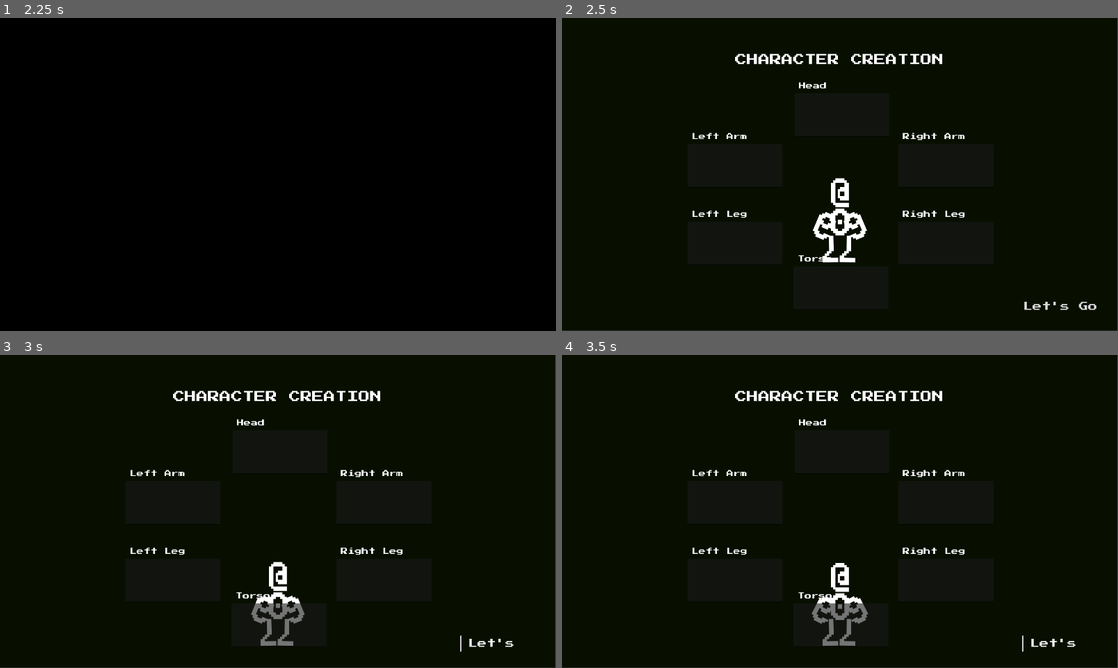
Above: before the commit, frames 1-4 (two rows, left to right).
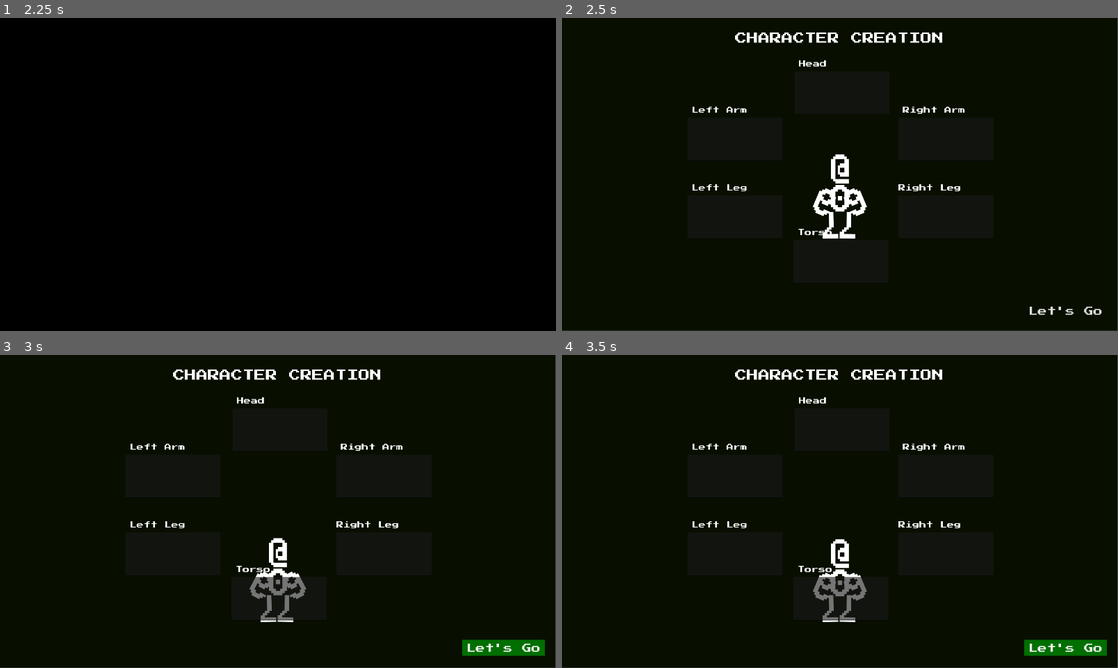
Above: after the commit, the same moments.

Repository: CaptainDizzy/godot_test
Game: Godot game, scene res://menu/menu.tscn
Same seed, same stepped clock (60 frames per second), same inputs: the game is played once before the commit and once after it.
Inputs (mouse positions are in pixels of both pictures, inside the frame that each line leads up to):
- Up to frame 1 (2.25 s): move the mouse to (400, 158) at 0.52 s; hold D (move_right) 0.53-1.25 s; click "ASCII Character Test" at 1.25 s; move the mouse to (166, 190) at 2.02 s; hold S (move_down) from 2.03 s (still down)
- Up to frame 2 (2.5 s): keep holding S (move_down)
- Up to frame 3 (3 s): release S (move_down) at 2.75 s; click "Let's Go" at 2.75 s
- Up to frame 4 (3.5 s): no input

Frame 1 is identical in both runs. In frame 2, 3.9% of the frame differs, in the area x 23-98%, y 4-95%; in frame 3, 4.6%, in the area x 23-98%, y 4-97%; in frame 4, 4.6%.

Commit message:
Corrected Idle animation; adjust char creation UI to be more balanced

Diff:
--- a/dizzy-playground-2d/boop_game/assets/ascii.tscn
+++ b/dizzy-playground-2d/boop_game/assets/ascii.tscn
@@ -114,9 +114,9 @@
 tracks/3/loop_wrap = true
 tracks/3/keys = {
 "times": PackedFloat32Array(0, 1),
-"transitions": PackedFloat32Array(1, 3),
-"update": 0,
-"values": [-1.2217305, -1.0471975511965976]
+"transitions": PackedFloat32Array(1, 0.5),
+"update": 0,
+"values": [-1.0471975511965976, -1.2217304763960306]
 }
 tracks/4/type = "value"
 tracks/4/imported = false
@@ -126,9 +126,9 @@
 tracks/4/loop_wrap = true
 tracks/4/keys = {
 "times": PackedFloat32Array(0, 1),
-"transitions": PackedFloat32Array(1, 3),
-"update": 0,
-"values": [1.2217305, 1.0471975511965976]
+"transitions": PackedFloat32Array(1, 0.5),
+"update": 0,
+"values": [1.0471975511965976, 1.2217304763960306]
 }
 
 [sub_resource type="Animation" id="Animation_j0sjl"]
--- a/dizzy-playground-2d/boop_game/game_boop.gd
+++ b/dizzy-playground-2d/boop_game/game_boop.gd
@@ -1,11 +1,11 @@
 extends Node2D
 
-@onready var head_symbol: LineEdit = $GUI/HeadInput/LineEdit
-@onready var torso_symbol: LineEdit = $GUI/TorsoInput/LineEdit
-@onready var larm_symbol: LineEdit = $GUI/LArmInput/LineEdit
-@onready var rarm_symbol: LineEdit = $GUI/RArmInput/LineEdit
-@onready var lleg_symbol: LineEdit = $GUI/LLegInput/LineEdit
-@onready var rleg_symbol: LineEdit = $GUI/RLegInput/LineEdit
+@onready var head_symbol: LineEdit = $CharCrtn/HeadInput/LineEdit
+@onready var torso_symbol: LineEdit = $CharCrtn/TorsoInput/LineEdit
+@onready var larm_symbol: LineEdit = $CharCrtn/LArmInput/LineEdit
+@onready var rarm_symbol: LineEdit = $CharCrtn/RArmInput/LineEdit
+@onready var lleg_symbol: LineEdit = $CharCrtn/LLegInput/LineEdit
+@onready var rleg_symbol: LineEdit = $CharCrtn/RLegInput/LineEdit
 @onready var ascii: Node2D = %Player/ASCII
 
 func _ready() -> void:
--- a/dizzy-playground-2d/boop_game/game_boop.tscn
+++ b/dizzy-playground-2d/boop_game/game_boop.tscn
@@ -8,27 +8,31 @@
 [ext_resource type="FontFile" uid="uid://b0r2cab1742t2" path="res://fonts/vertopal.com_8514oem.ttf" id="4_73481"]
 
 [sub_resource type="StyleBoxFlat" id="StyleBoxFlat_6tceu"]
-bg_color = Color(0.6, 0.6, 0.6, 0)
+content_margin_left = 15.0
+content_margin_top = 3.0
+content_margin_right = 15.0
+bg_color = Color(0, 0.23921569, 0, 0)
+anti_aliasing = false
 
 [sub_resource type="StyleBoxFlat" id="StyleBoxFlat_0adjh"]
-content_margin_left = 24.0
-content_margin_right = 24.0
-draw_center = false
-border_width_left = 4
-expand_margin_left = 4.0
+content_margin_left = 15.0
+content_margin_top = 3.0
+content_margin_right = 15.0
+bg_color = Color(0, 0.43434733, 0, 1)
+border_color = Color(0.8, 0.8, 0.8, 0)
 
 [sub_resource type="Theme" id="Theme_oll6g"]
 
 [node name="Game" type="Node2D" unique_id=545093323]
 script = ExtResource("1_qnvt8")
 
-[node name="GUI" type="Control" parent="." unique_id=545097475]
+[node name="CharCrtn" type="Control" parent="." unique_id=545097475]
 layout_mode = 3
 anchors_preset = 0
 offset_right = 1918.0
 offset_bottom = 1079.0
 
-[node name="BGColor" type="ColorRect" parent="GUI" unique_id=968781158]
+[node name="BGColor" type="ColorRect" parent="CharCrtn" unique_id=968781158]
 layout_mode = 1
 anchors_preset = 15
 anchor_right = 1.0
@@ -38,21 +42,37 @@
 color = Color(0.03082189, 0.058766246, 0, 1)
 metadata/_edit_lock_ = true
 
-[node name="Player" parent="GUI" unique_id=1632503170 instance=ExtResource("1_8odjb")]
+[node name="Player" parent="CharCrtn" unique_id=1632503170 instance=ExtResource("1_8odjb")]
 unique_name_in_owner = true
-position = Vector2(960, 697)
-
-[node name="Button" type="Button" parent="GUI" unique_id=235528313]
+position = Vector2(960, 615)
+
+[node name="Title" type="Label" parent="CharCrtn" unique_id=637224605]
+layout_mode = 1
+anchors_preset = -1
+anchor_top = 0.097
+anchor_right = 1.0
+anchor_bottom = 0.142
+offset_top = -54.663002
+offset_right = -2.0
+offset_bottom = -63.218002
+grow_horizontal = 2
+theme = ExtResource("3_73481")
+theme_override_font_sizes/font_size = 40
+text = "CHARACTER CREATION"
+horizontal_alignment = 1
+vertical_alignment = 1
+
+[node name="Continue" type="Button" parent="CharCrtn" unique_id=235528313]
 layout_mode = 1
 anchors_preset = 8
 anchor_left = 0.5
 anchor_top = 0.5
 anchor_right = 0.5
 anchor_bottom = 0.5
-offset_left = 634.0
-offset_top = 428.5
-offset_right = 890.0
-offset_bottom = 483.5
+offset_left = 652.0
+offset_top = 443.5
+offset_right = 908.0
+offset_bottom = 498.5
 grow_horizontal = 2
 grow_vertical = 2
 theme_override_fonts/font = ExtResource("1_0adjh")
@@ -61,191 +81,174 @@
 theme_override_styles/hover = SubResource("StyleBoxFlat_0adjh")
 text = "Let's Go"
 
-[node name="Label" type="Label" parent="GUI" unique_id=637224605]
-layout_mode = 1
-anchors_preset = -1
-anchor_top = 0.097
-anchor_right = 1.0
-anchor_bottom = 0.142
-offset_top = -4.663002
-offset_right = -2.0
-offset_bottom = 35.33702
-grow_horizontal = 2
-theme = ExtResource("3_73481")
-theme_override_font_sizes/font_size = 40
-text = "CHARACTER CREATION"
-horizontal_alignment = 1
-vertical_alignment = 1
-
-[node name="HeadInput" type="Control" parent="GUI" unique_id=2045243235]
+[node name="HeadInput" type="Control" parent="CharCrtn" unique_id=2045243235]
 anchors_preset = 0
 offset_left = 803.0
-offset_top = 216.0
+offset_top = 142.0
 offset_right = 1132.0
-offset_bottom = 411.0
-
-[node name="LineEdit" type="LineEdit" parent="GUI/HeadInput" unique_id=1954742031]
-layout_mode = 0
-offset_top = 44.0
-offset_right = 328.0
-offset_bottom = 194.0
-theme = SubResource("Theme_oll6g")
-theme_override_fonts/font = ExtResource("4_73481")
-theme_override_font_sizes/font_size = 128
-alignment = 1
-max_length = 1
-drag_and_drop_selection_enabled = false
-
-[node name="Label" type="Label" parent="GUI/HeadInput" unique_id=1313815071]
-layout_mode = 0
-offset_left = 15.0
-offset_top = 6.0
+offset_bottom = 337.0
+
+[node name="LineEdit" type="LineEdit" parent="CharCrtn/HeadInput" unique_id=1954742031]
+layout_mode = 0
+offset_top = 42.0
+offset_right = 328.0
+offset_bottom = 192.0
+theme = SubResource("Theme_oll6g")
+theme_override_fonts/font = ExtResource("4_73481")
+theme_override_font_sizes/font_size = 128
+alignment = 1
+max_length = 1
+drag_and_drop_selection_enabled = false
+
+[node name="Label" type="Label" parent="CharCrtn/HeadInput" unique_id=1313815071]
+layout_mode = 0
+offset_left = 15.0
+offset_top = 4.0
 offset_right = 111.0
-offset_bottom = 30.0
+offset_bottom = 28.0
 theme = ExtResource("3_73481")
 theme_override_font_sizes/font_size = 24
 text = "Head"
 
-[node name="TorsoInput" type="Control" parent="GUI" unique_id=135303032]
+[node name="TorsoInput" type="Control" parent="CharCrtn" unique_id=135303032]
 anchors_preset = 0
 offset_left = 799.0
-offset_top = 813.0
+offset_top = 722.0
 offset_right = 1128.0
-offset_bottom = 1008.0
-
-[node name="LineEdit" type="LineEdit" parent="GUI/TorsoInput" unique_id=1147195116]
-layout_mode = 0
-offset_top = 44.0
-offset_right = 328.0
-offset_bottom = 194.0
-theme = SubResource("Theme_oll6g")
-theme_override_fonts/font = ExtResource("4_73481")
-theme_override_font_sizes/font_size = 128
-alignment = 1
-max_length = 1
-drag_and_drop_selection_enabled = false
-
-[node name="Label" type="Label" parent="GUI/TorsoInput" unique_id=1411328211]
-layout_mode = 0
-offset_left = 15.0
-offset_top = 6.0
-offset_right = 111.0
+offset_bottom = 917.0
+
+[node name="LineEdit" type="LineEdit" parent="CharCrtn/TorsoInput" unique_id=1147195116]
+layout_mode = 0
+offset_top = 44.0
+offset_right = 328.0
+offset_bottom = 194.0
+theme = SubResource("Theme_oll6g")
+theme_override_fonts/font = ExtResource("4_73481")
+theme_override_font_sizes/font_size = 128
+alignment = 1
+max_length = 1
+drag_and_drop_selection_enabled = false
+
+[node name="Label" type="Label" parent="CharCrtn/TorsoInput" unique_id=1411328211]
+layout_mode = 0
+offset_left = 15.0
+offset_top = 6.0
+offset_right = 135.0
 offset_bottom = 30.0
 theme = ExtResource("3_73481")
 theme_override_font_sizes/font_size = 24
 text = "Torso"
 
-[node name="LArmInput" type="Control" parent="GUI" unique_id=1940665545]
+[node name="LArmInput" type="Control" parent="CharCrtn" unique_id=1940665545]
 anchors_preset = 0
 offset_left = 433.0
-offset_top = 391.0
+offset_top = 300.0
 offset_right = 762.0
-offset_bottom = 586.0
-
-[node name="LineEdit" type="LineEdit" parent="GUI/LArmInput" unique_id=1940260382]
-layout_mode = 0
-offset_top = 44.0
-offset_right = 328.0
-offset_bottom = 194.0
-theme = SubResource("Theme_oll6g")
-theme_override_fonts/font = ExtResource("4_73481")
-theme_override_font_sizes/font_size = 128
-alignment = 1
-max_length = 1
-drag_and_drop_selection_enabled = false
-
-[node name="Label" type="Label" parent="GUI/LArmInput" unique_id=443212420]
-layout_mode = 0
-offset_left = 15.0
-offset_top = 6.0
-offset_right = 111.0
+offset_bottom = 495.0
+
+[node name="LineEdit" type="LineEdit" parent="CharCrtn/LArmInput" unique_id=1940260382]
+layout_mode = 0
+offset_top = 44.0
+offset_right = 328.0
+offset_bottom = 194.0
+theme = SubResource("Theme_oll6g")
+theme_override_fonts/font = ExtResource("4_73481")
+theme_override_font_sizes/font_size = 128
+alignment = 1
+max_length = 1
+drag_and_drop_selection_enabled = false
+
+[node name="Label" type="Label" parent="CharCrtn/LArmInput" unique_id=443212420]
+layout_mode = 0
+offset_left = 15.0
+offset_top = 6.0
+offset_right = 207.0
 offset_bottom = 30.0
 theme = ExtResource("3_73481")
 theme_override_font_sizes/font_size = 24
 text = "Left Arm"
 
-[node name="RArmInput" type="Control" parent="GUI" unique_id=593430483]
+[node name="RArmInput" type="Control" parent="CharCrtn" unique_id=593430483]
 anchors_preset = 0
 offset_left = 1162.0
-offset_top = 391.0
+offset_top = 300.0
 offset_right = 1491.0
-offset_bottom = 586.0
-
-[node name="LineEdit" type="LineEdit" parent="GUI/RArmInput" unique_id=1488888419]
-layout_mode = 0
-offset_top = 44.0
-offset_right = 328.0
-offset_bottom = 194.0
-theme = SubResource("Theme_oll6g")
-theme_override_fonts/font = ExtResource("4_73481")
-theme_override_font_sizes/font_size = 128
-alignment = 1
-max_length = 1
-drag_and_drop_selection_enabled = false
-
-[node name="Label" type="Label" parent="GUI/RArmInput" unique_id=1643267022]
-layout_mode = 0
-offset_left = 15.0
-offset_top = 6.0
-offset_right = 111.0
+offset_bottom = 495.0
+
+[node name="LineEdit" type="LineEdit" parent="CharCrtn/RArmInput" unique_id=1488888419]
+layout_mode = 0
+offset_top = 44.0
+offset_right = 328.0
+offset_bottom = 194.0
+theme = SubResource("Theme_oll6g")
+theme_override_fonts/font = ExtResource("4_73481")
+theme_override_font_sizes/font_size = 128
+alignment = 1
+max_length = 1
+drag_and_drop_selection_enabled = false
+
+[node name="Label" type="Label" parent="CharCrtn/RArmInput" unique_id=1643267022]
+layout_mode = 0
+offset_left = 15.0
+offset_top = 6.0
+offset_right = 231.0
 offset_bottom = 30.0
 theme = ExtResource("3_73481")
 theme_override_font_sizes/font_size = 24
 text = "Right Arm"
 
-[node name="LLegInput" type="Control" parent="GUI" unique_id=583764741]
+[node name="LLegInput" type="Control" parent="CharCrtn" unique_id=583764741]
 anchors_preset = 0
 offset_left = 433.0
-offset_top = 659.0
+offset_top = 568.0
 offset_right = 762.0
-offset_bottom = 854.0
-
-[node name="LineEdit" type="LineEdit" parent="GUI/LLegInput" unique_id=157085679]
-layout_mode = 0
-offset_top = 44.0
-offset_right = 328.0
-offset_bottom = 194.0
-theme = SubResource("Theme_oll6g")
-theme_override_fonts/font = ExtResource("4_73481")
-theme_override_font_sizes/font_size = 128
-alignment = 1
-max_length = 1
-drag_and_drop_selection_enabled = false
-
-[node name="Label" type="Label" parent="GUI/LLegInput" unique_id=519182958]
-layout_mode = 0
-offset_left = 15.0
-offset_top = 6.0
-offset_right = 111.0
+offset_bottom = 763.0
+
+[node name="LineEdit" type="LineEdit" parent="CharCrtn/LLegInput" unique_id=157085679]
+layout_mode = 0
+offset_top = 44.0
+offset_right = 328.0
+offset_bottom = 194.0
+theme = SubResource("Theme_oll6g")
+theme_override_fonts/font = ExtResource("4_73481")
+theme_override_font_sizes/font_size = 128
+alignment = 1
+max_length = 1
+drag_and_drop_selection_enabled = false
+
+[node name="Label" type="Label" parent="CharCrtn/LLegInput" unique_id=519182958]
+layout_mode = 0
+offset_left = 15.0
+offset_top = 6.0
+offset_right = 207.0
 offset_bottom = 30.0
 theme = ExtResource("3_73481")
 theme_override_font_sizes/font_size = 24
 text = "Left Leg"
 
-[node name="RLegInput" type="Control" parent="GUI" unique_id=375288398]
+[node name="RLegInput" type="Control" parent="CharCrtn" unique_id=375288398]
 anchors_preset = 0
 offset_left = 1162.0
-offset_top = 659.0
+offset_top = 568.0
 offset_right = 1491.0
-offset_bottom = 854.0
-
-[node name="LineEdit" type="LineEdit" parent="GUI/RLegInput" unique_id=1218125926]
-layout_mode = 0
-offset_top = 44.0
-offset_right = 328.0
-offset_bottom = 194.0
-theme = SubResource("Theme_oll6g")
-theme_override_fonts/font = ExtResource("4_73481")
-theme_override_font_sizes/font_size = 128
-alignment = 1
-max_length = 1
-drag_and_drop_selection_enabled = false
-
-[node name="Label" type="Label" parent="GUI/RLegInput" unique_id=793211334]
-layout_mode = 0
-offset_left = 15.0
-offset_top = 6.0
-offset_right = 111.0
+offset_bottom = 763.0
+
+[node name="LineEdit" type="LineEdit" parent="CharCrtn/RLegInput" unique_id=1218125926]
+layout_mode = 0
+offset_top = 44.0
+offset_right = 328.0
+offset_bottom = 194.0
+theme = SubResource("Theme_oll6g")
+theme_override_fonts/font = ExtResource("4_73481")
+theme_override_font_sizes/font_size = 128
+alignment = 1
+max_length = 1
+drag_and_drop_selection_enabled = false
+
+[node name="Label" type="Label" parent="CharCrtn/RLegInput" unique_id=793211334]
+layout_mode = 0
+offset_top = 6.0
+offset_right = 216.0
 offset_bottom = 30.0
 theme = ExtResource("3_73481")
 theme_override_font_sizes/font_size = 24
